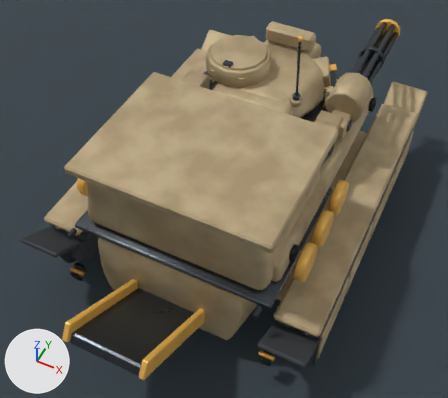
The Blender file content/source-art/minefield-sower.blend as it was, and as the next commit left it.
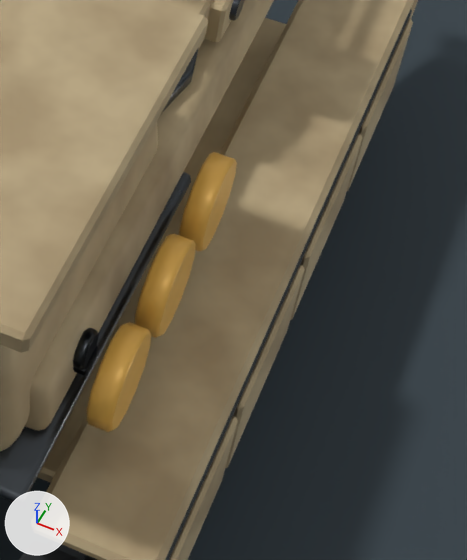
The first picture shows the older version from a 50 mm camera at (1.74, -3.94, 5.01) aimed at (0.07, -0.6, 0.83). The close-ups show the older and then the newer version on the part from 59% to 97% of the width and 31% to 83% of the height of that picture. Only the edits that show in the close-ups are written down. The axes (+X, +Y, +Z) are drawn at lower left. The lights are the same throughout.

Names of what the first close-up shows: 'MinefieldSowerArmor_ATMine_R0', 'MinefieldSowerArmor_ATMine_R1', 'MinefieldSowerArmor_ATMine_R2', 'MinefieldSowerArmor_HopperCollar_CoamingCollar', 'MinefieldSowerArmor_HopperLid', 'MinefieldSowerArmor_MineHopper', 'MinefieldSowerArmor_SponsonBridge_R', 'MinefieldSowerArmor_UpperDeck', 'MinefieldSowerTreads_FenderTop_R', 'MinefieldSowerTreads_SpacedSkirt_R_SkirtPanel_1', 'MinefieldSowerTreads_SpacedSkirt_R_SkirtPanel_2', 'PreviewFloor' and 13 more.
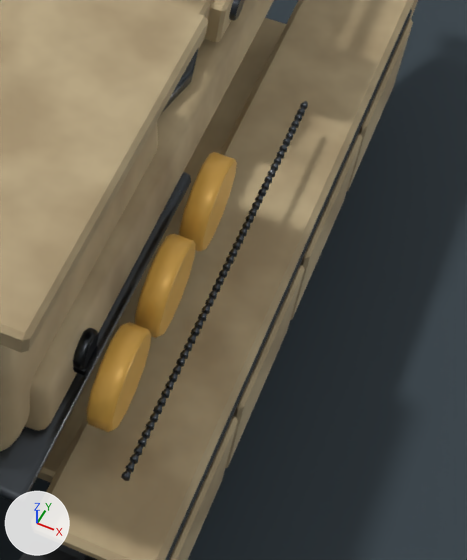
Changed parts and their boxes [x1, y1, x2, y2] in the close-ups (467 x 560 px):
'MinefieldSower_DeckEdgeWeld_02', added
    after: [121, 101, 308, 481]

Edits to the bpy script that builds the scene:
```text
Add me_minefieldsower_deckedgeweld_02_mesh:
    me_minefieldsower_deckedgeweld_02_mesh.from_pydata(...)  # 636 vertices, 424 faces; spans x 1.13..1.16, y -1.3..0.4, z 0.89..0.92
    me_minefieldsower_deckedgeweld_02_mesh.polygons.foreach_set('use_smooth', [True] * 424)
    me_minefieldsower_deckedgeweld_02_mesh.materials.append(mat_minefieldsower_gunmetal)
Add ob_minefieldsower_deckedgeweld_02:
    ob_minefieldsower_deckedgeweld_02 = bpy.data.objects.new('MinefieldSower_DeckEdgeWeld_02', me_minefieldsower_deckedgeweld_02_mesh)
    ob_minefieldsower_deckedgeweld_02.location = (0.0, 0.0, 0.0)
```
